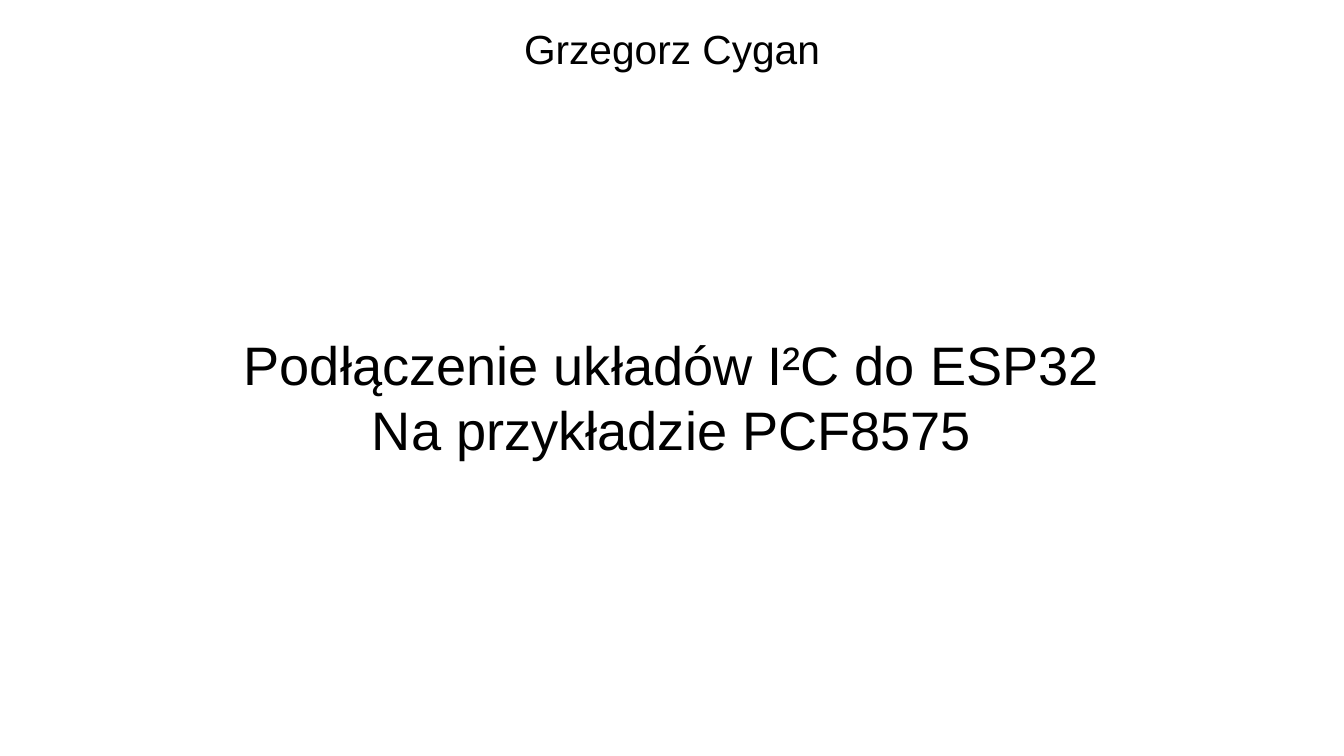
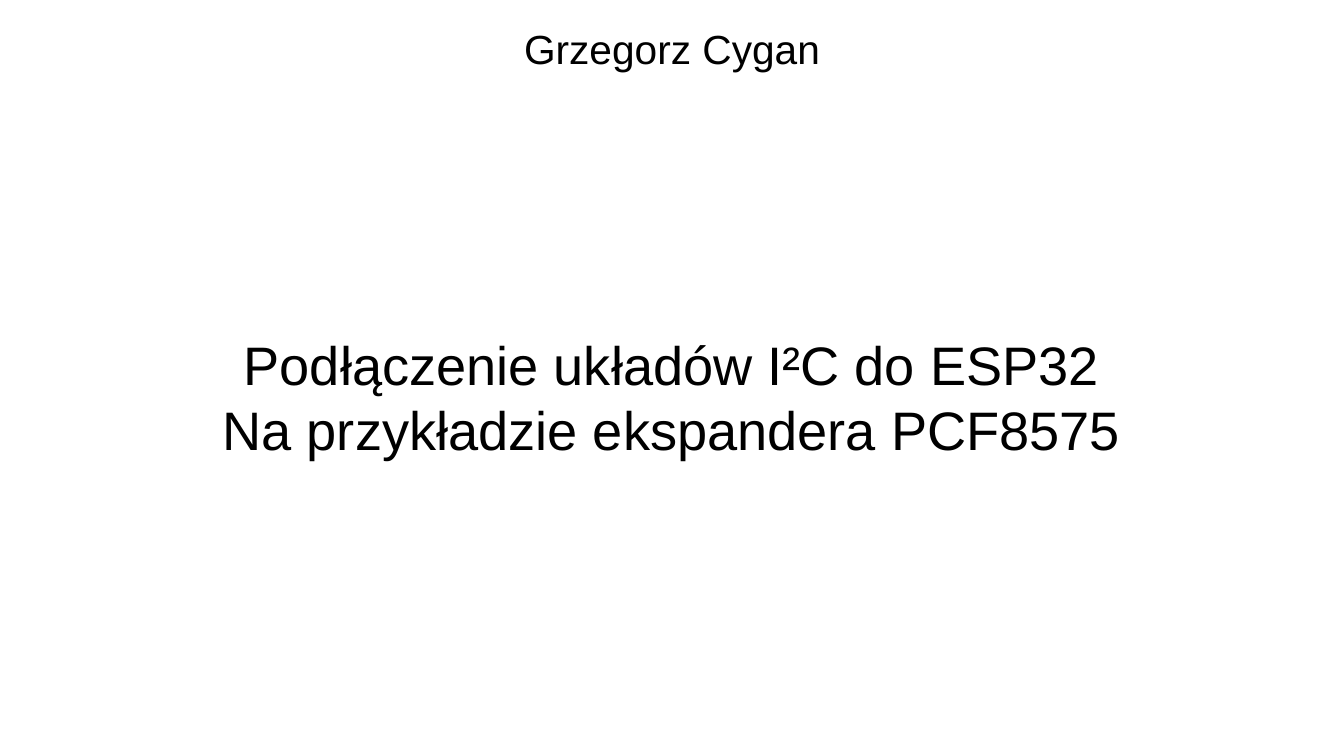
Before and after one commit to gcygan2/GD, a slide deck: slide 1 of expanderI2C.odp. Drawn at 1344x756 pixels with LibreOffice and Linux fonts; fonts in the diff are those of the drawing. Boxes give left, top, right and bottom in pixels: in the first picture for what was removed or moved away, otherwise in the second. Text is boxed around its words. In the diff, an @@ line names an element or a change of style, - is before the commit and + after.

```diff
--- a/expanderI2C.odp
+++ b/expanderI2C.odp
@@ subtitle at [223, 410, 1120, 459]: text changed @@
-Na przykładzie PCF8575
+Na przykładzie ekspandera PCF8575
```
Also in this commit, not shown: 3 other slides changed, 1 other file.
